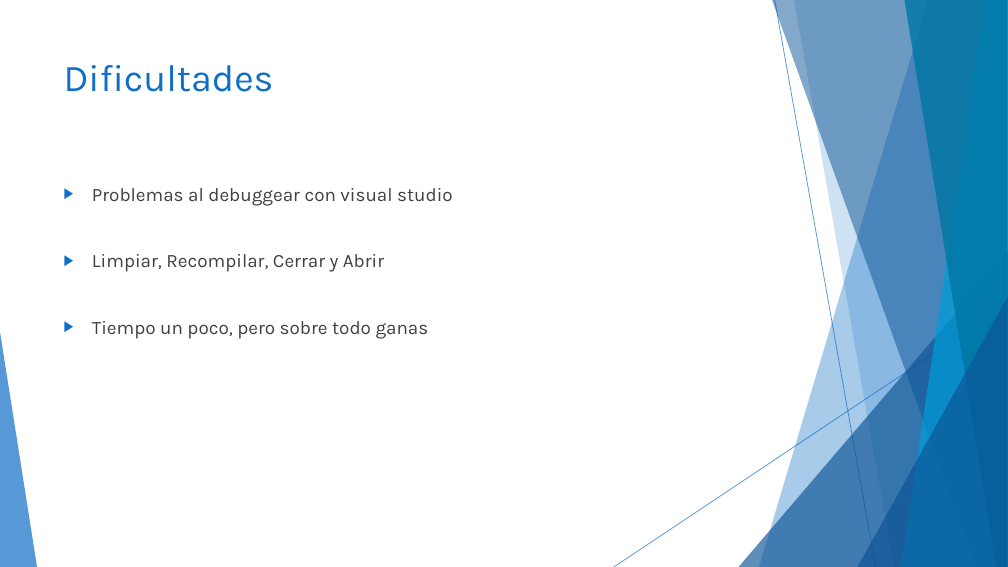
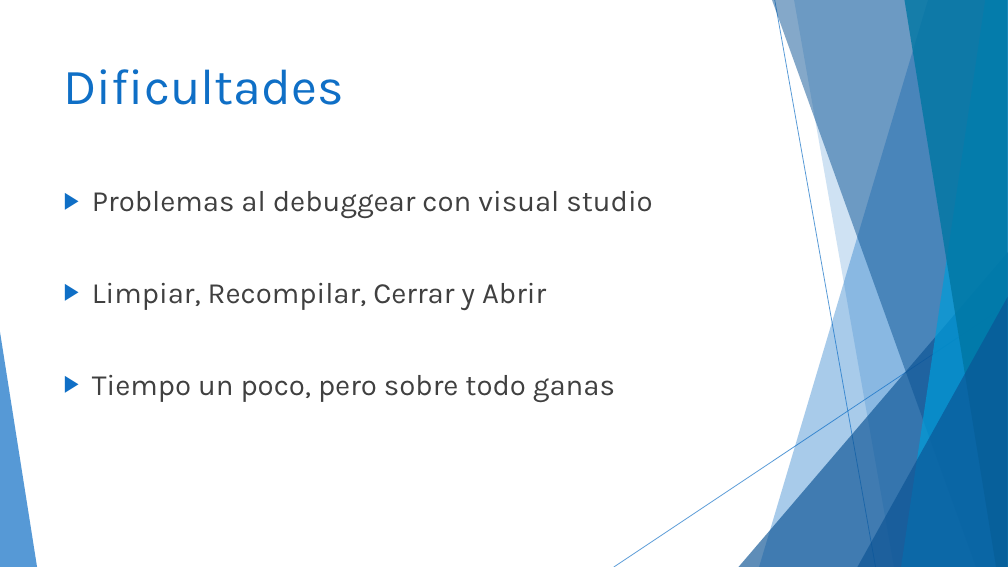
Before and after one commit to DylanSoler/ProyectoDAM, a slide deck: slide 11 of Documentacion/Presentacion/FootballTrainingManagerPresentacion.pptx. Drawn at 1008x567 pixels with LibreOffice and Linux fonts; fonts in the diff are those of the drawing. Boxes give left, top, right and bottom in pixels: in the first picture for what was removed or moved away, otherwise in the second. Text is boxed around its words. In the diff, an @@ line names an element or a change of style, - is before the commit and + after.

```diff
--- a/Documentacion/Presentacion/FootballTrainingManagerPresentacion.pptx
+++ b/Documentacion/Presentacion/FootballTrainingManagerPresentacion.pptx
@@ title "Dificultades" at (64,69,344,105): size 36 to 48 pt @@
@@ text "Problemas al debuggear con visual ..." at (92,191,652,402): size 18 to 28 pt @@
```
Also in this commit, not shown: 8 other slides changed, 1 slide added, 1 slide removed, 2 other files.
